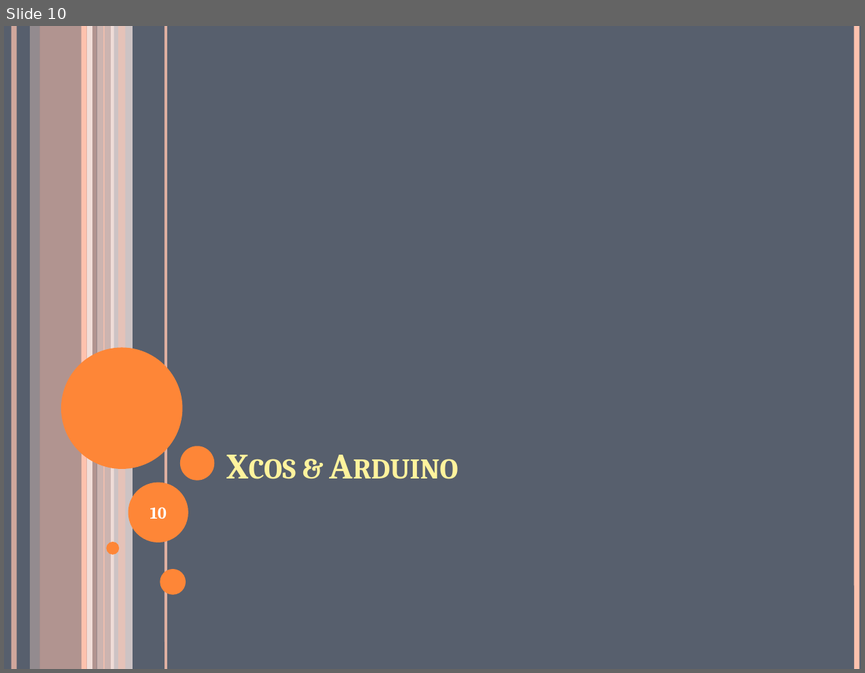
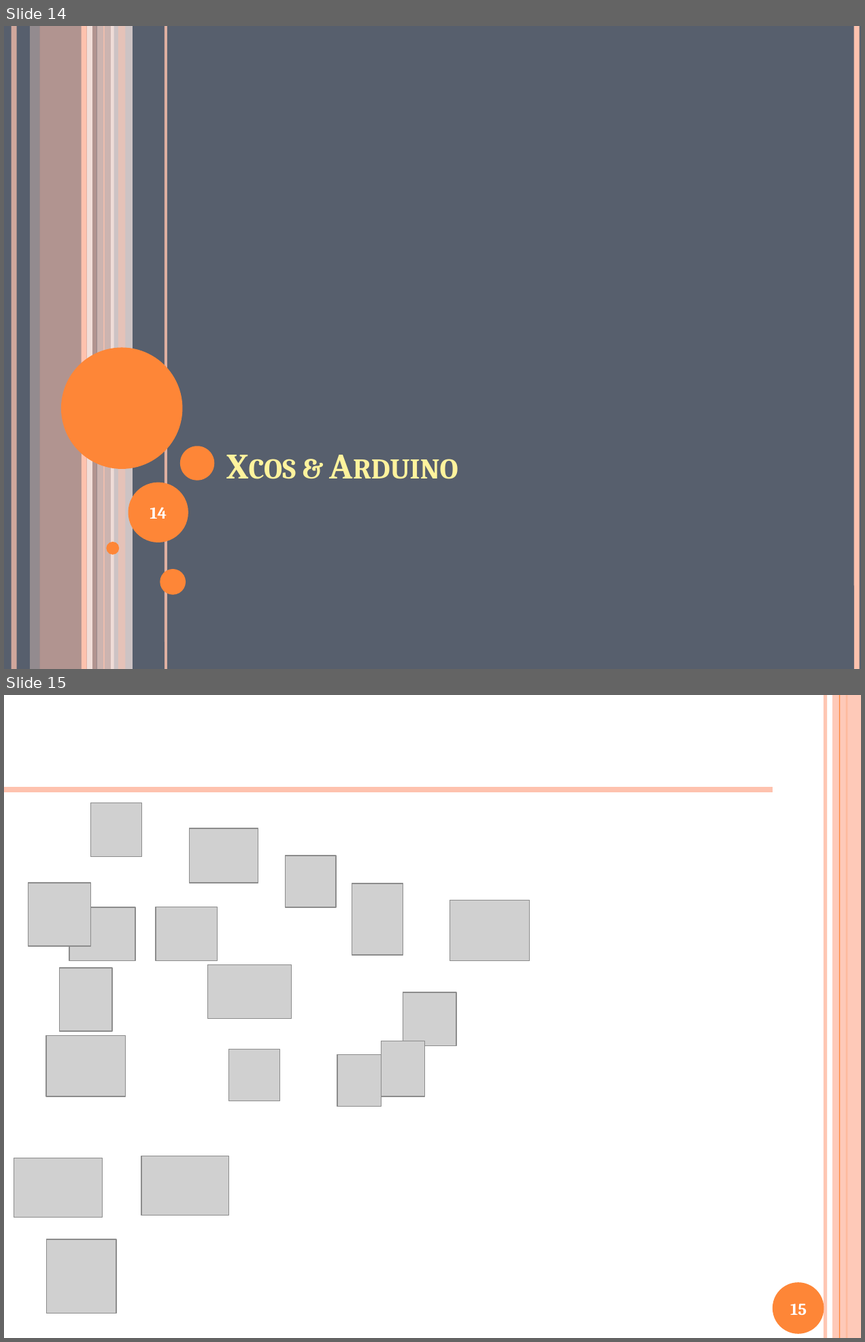
Before and after one commit to xpessoles/Formations, a slide deck: ModelisationMultiphysique/ModelisationMultiphysique.pptx. Shown one above the other, each under a label of ours: slide 10 before the commit, slides 14 and 15 after it. The pictures are 865x673 and 865x1342 pixels, drawn with LibreOffice and Linux fonts; fonts in the diff are those of the drawing; grey boxes stand for pictures. Boxes give left, top, right and bottom in pixels: in the first picture for what was removed or moved away, otherwise in the second. Text is boxed around its words. In the diff, an @@ line names an element or a change of style, - is before the commit and + after.

```diff
--- a/ModelisationMultiphysique/ModelisationMultiphysique.pptx
+++ b/ModelisationMultiphysique/ModelisationMultiphysique.pptx
@@ slide 15 added at box(4, 695, 861, 1338), background #FFFFFF @@
@@ line added from (825, 695) to (825, 1338), #FEC3AE 3 pt @@
@@ rectangle added at box(832, 695, 861, 1338), fill #FEC3AE at 87% opacity @@
@@ line added from (839, 695) to (839, 1338), #FE8637 0.75 pt @@
@@ line added from (847, 695) to (847, 1338), #FE8637 1.5 pt @@
@@ line added from (4, 790) to (772, 790), #FEC3AE 4.5 pt @@
@@ picture added at box(90, 803, 141, 856) @@
@@ picture added at box(189, 828, 258, 883) @@
@@ picture added at box(285, 855, 336, 906) @@
@@ picture added at box(28, 883, 90, 946) @@
@@ picture added at box(352, 883, 402, 955) @@
@@ picture added at box(69, 907, 135, 961) @@
@@ picture added at box(156, 906, 218, 960) @@
@@ picture added at box(450, 900, 530, 961) @@
@@ picture added at box(60, 968, 112, 1031) @@
@@ picture added at box(208, 965, 292, 1018) @@
@@ picture added at box(402, 992, 456, 1045) @@
@@ picture added at box(46, 1035, 126, 1096) @@
@@ picture added at box(381, 1041, 425, 1097) @@
@@ picture added at box(228, 1049, 279, 1100) @@
@@ picture added at box(337, 1055, 381, 1106) @@
@@ picture added at box(14, 1157, 103, 1217) @@
@@ picture added at box(141, 1156, 228, 1215) @@
@@ picture added at box(47, 1239, 116, 1312) @@
@@ ellipse added at box(772, 1282, 824, 1334), fill #FE8637 @@
@@ page number added at box(790, 1303, 806, 1314), 14 pt, text #FFFFFF, bold @@
+15
@@ what was slide 10 is now slide 14 @@
@@ page number at box(150, 507, 167, 518): text changed @@
-10
+14
```
Also in this commit, not shown: 2 slides changed, 4 other slides added, 2 other files.
